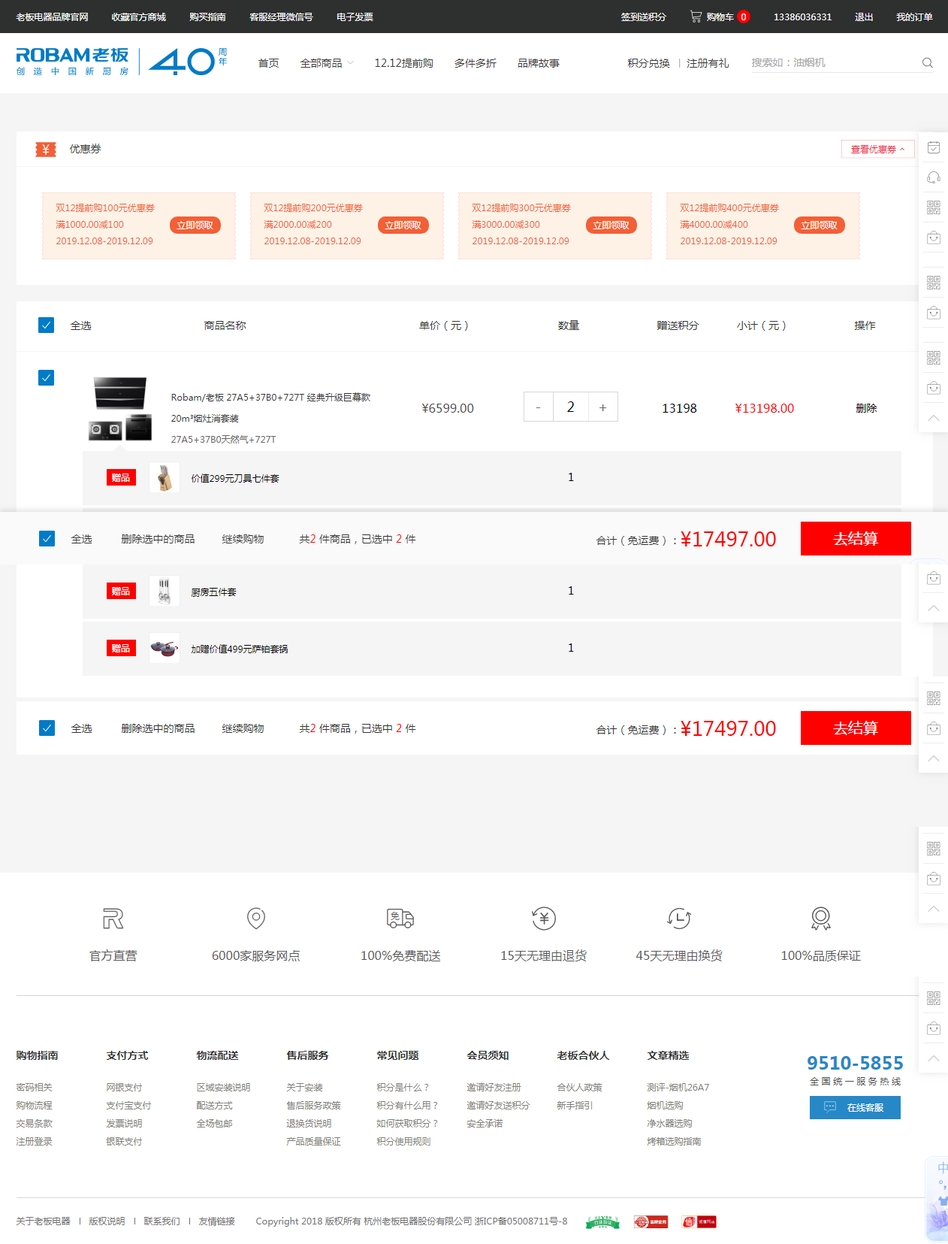
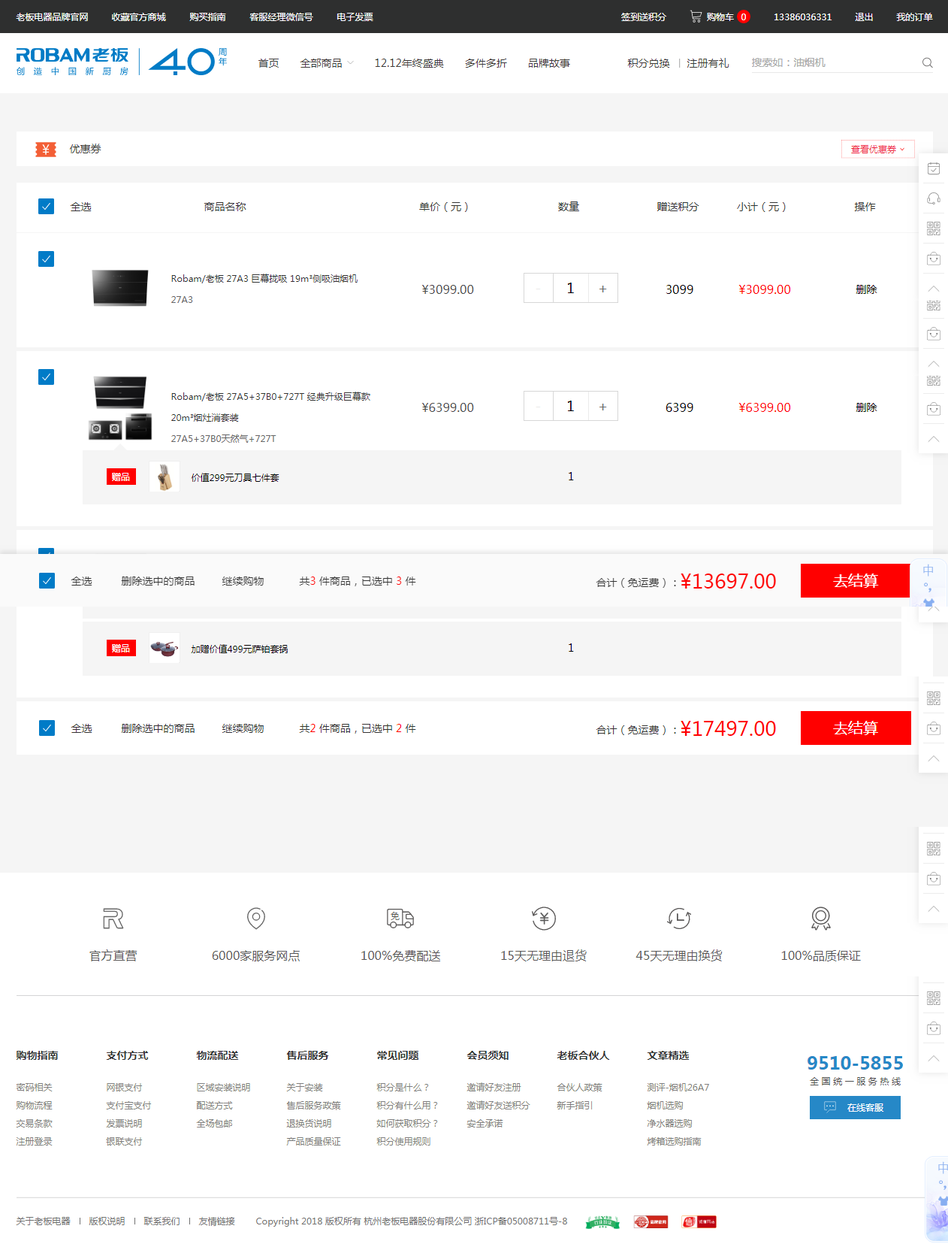
Layer changes from the first 948px x 1244px image to the second:
added layer "2019-12-09_194506" above "22" over left=0, top=58, right=948, bottom=607
hid "22" over left=0, top=58, right=948, bottom=565
